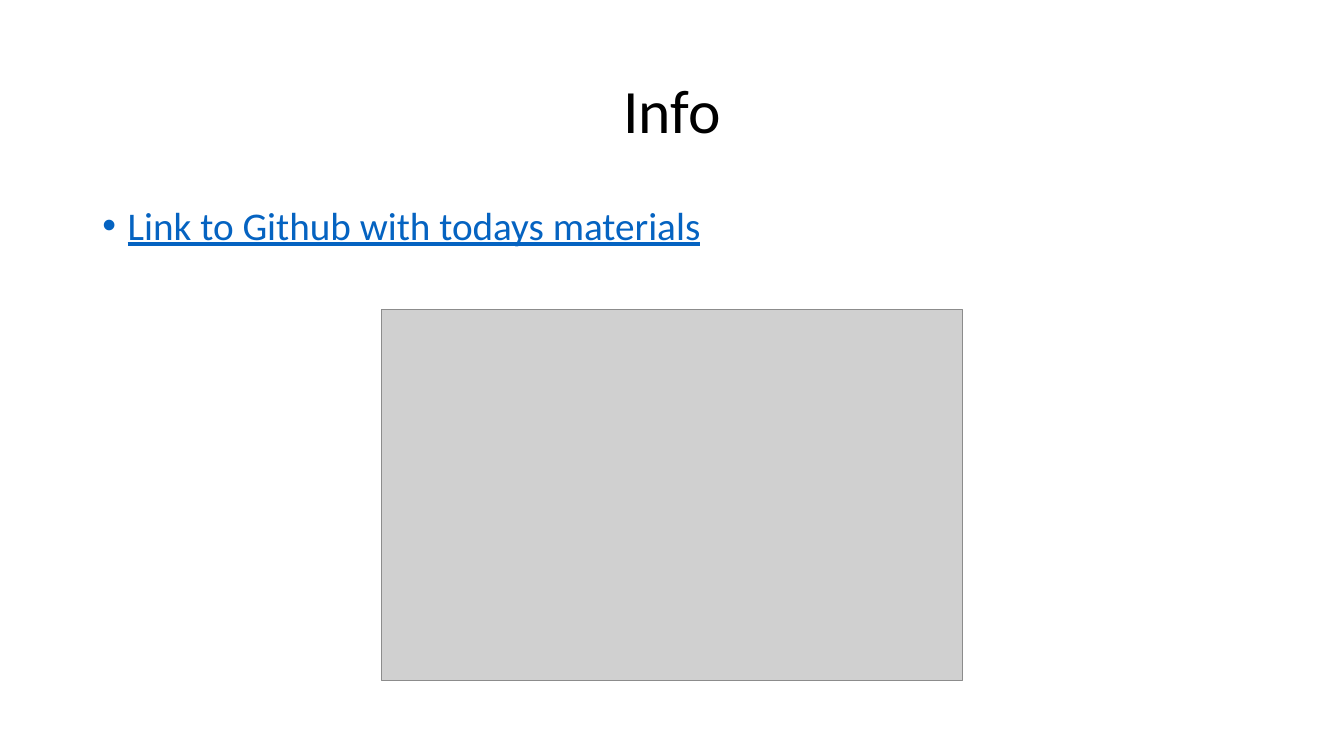
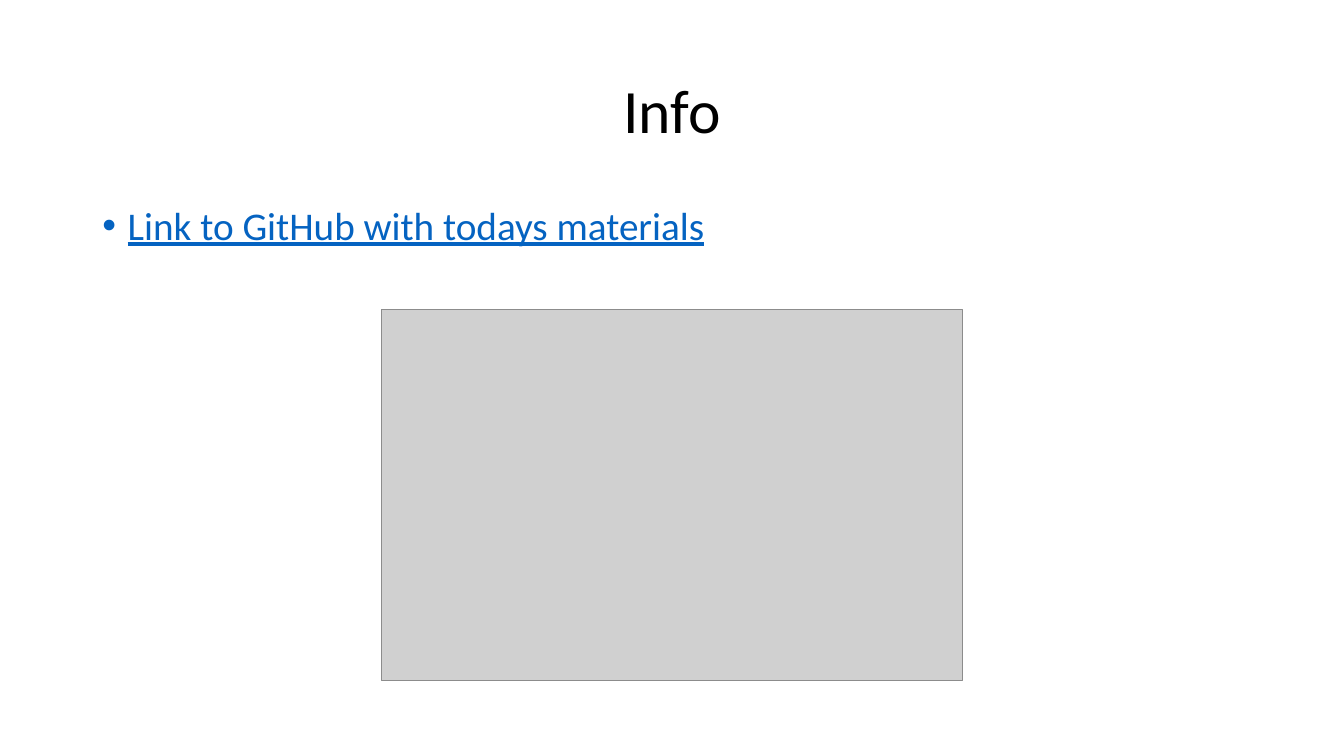
Before and after one commit to bdh5029/Rprojects, a slide deck: slide 21 of VisualizingR.pptx. Drawn at 1344x756 pixels with LibreOffice and Linux fonts; fonts in the diff are those of the drawing; grey boxes stand for pictures. Boxes give left, top, right and bottom in pixels: in the first picture for what was removed or moved away, otherwise in the second. Text is boxed around its words. In the diff, an @@ line names an element or a change of style, - is before the commit and + after.

```diff
--- a/VisualizingR.pptx
+++ b/VisualizingR.pptx
@@ text at (128,212,705,247): text changed @@
-• Link to Github with todays materials
+• Link to GitHub with todays materials
```
Also in this commit, not shown: 2 other slides changed.
